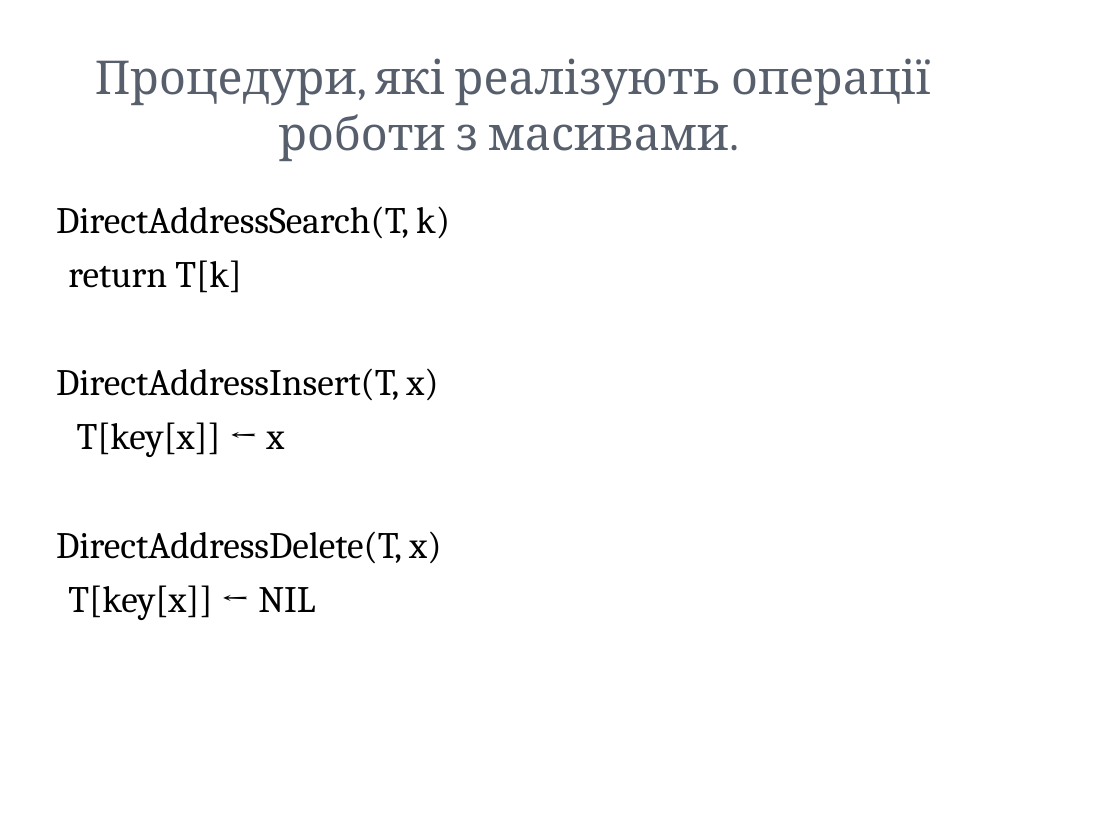
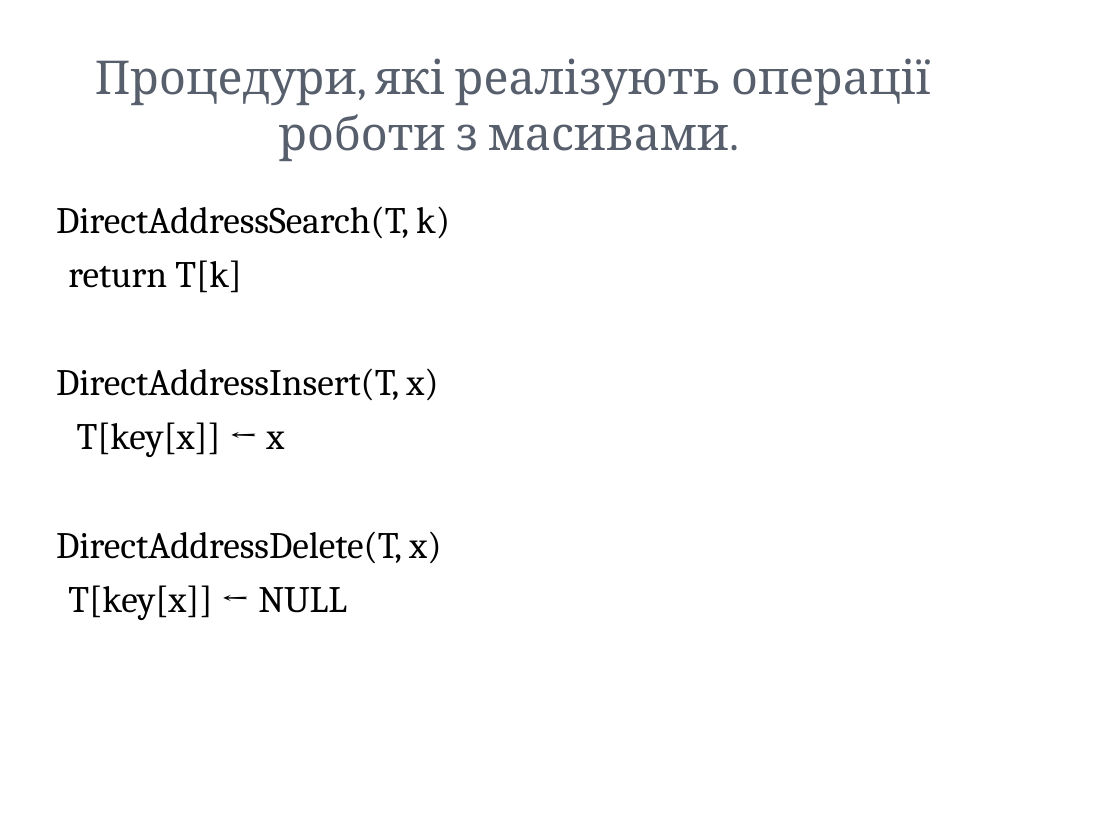
Before and after one commit to a-vodka/oop_qt, a slide deck: slide 7 of lecture-04.pptx. Drawn at 1120x840 pixels with LibreOffice and Linux fonts; fonts in the diff are those of the drawing; background and template pictures are left out. Boxes give left, top, right and bottom in pixels: in the first picture for what was removed or moved away, otherwise in the second. Text is boxed around its words. In the diff, an @@ line names an element or a change of style, - is before the commit and + after.

```diff
--- a/lecture-04.pptx
+++ b/lecture-04.pptx
@@ text at box(68, 585, 347, 620): text changed @@
-T[key[x]] ← NIL
+T[key[x]] ← NULL
```
Also in this commit, not shown: 4 other slides changed, 2 other files.
